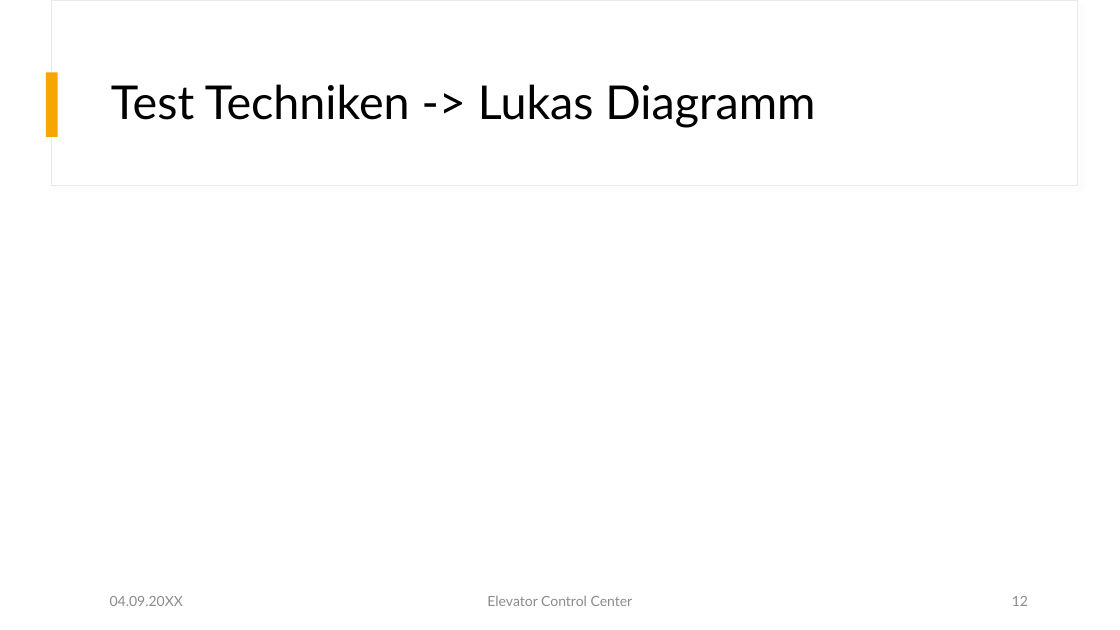
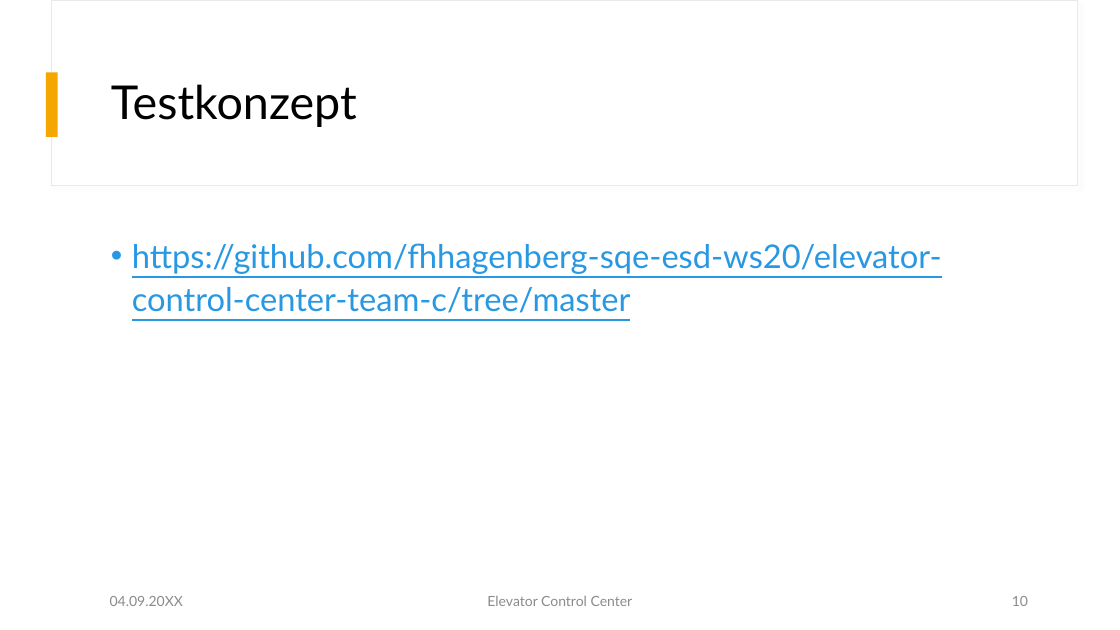
Before and after one commit to fhhagenberg-sqe-esd-ws20/elevator-control-center-team-c, a slide deck: slide 10 of doc/Presentation/Elevator_Control_Center.pptx (slide 12 before the commit). Drawn at 1120x630 pixels with LibreOffice and Linux fonts; fonts in the diff are those of the drawing. Boxes give left, top, right and bottom in pixels: in the first picture for what was removed or moved away, otherwise in the second. Text is boxed around its words. In the diff, an @@ line names an element or a change of style, - is before the commit and + after.

```diff
--- a/doc/Presentation/Elevator_Control_Center.pptx
+++ b/doc/Presentation/Elevator_Control_Center.pptx
@@ title at (111,84,357,127): text changed @@
-Test Techniken -> Lukas Diagramm
+Testkonzept
@@ text added at (132,243,942,313), 28 pt, text #2998E3, underline @@
+• https://github.com/fhhagenberg-sqe-esd-ws20/elevator-control-center-team-c/tree/master
@@ page number at (1012,596,1028,606): text changed @@
-12
+10
```
Also in this commit, not shown: 7 other slides changed, 2 slides removed, 1 other file.
